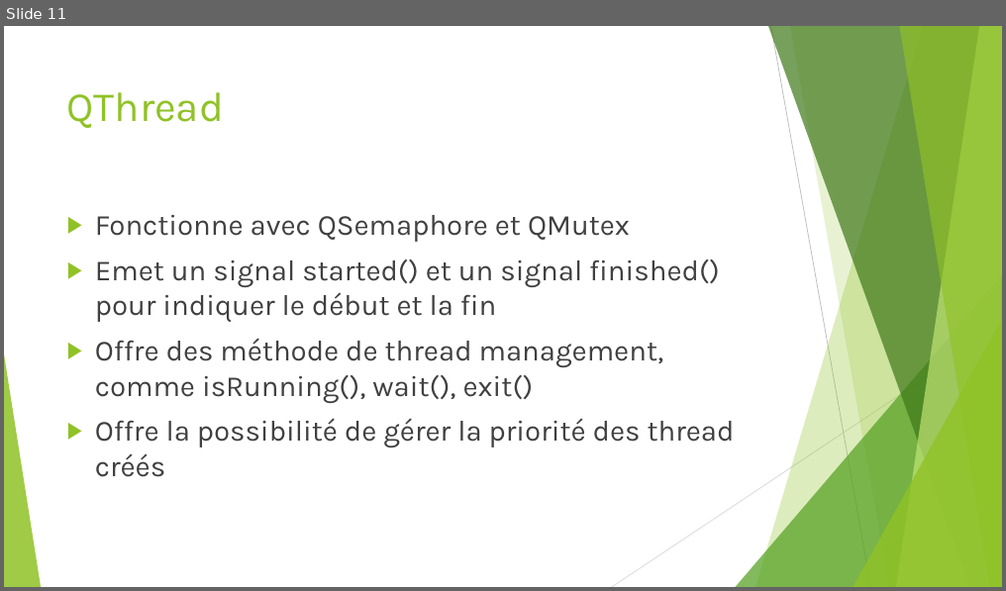
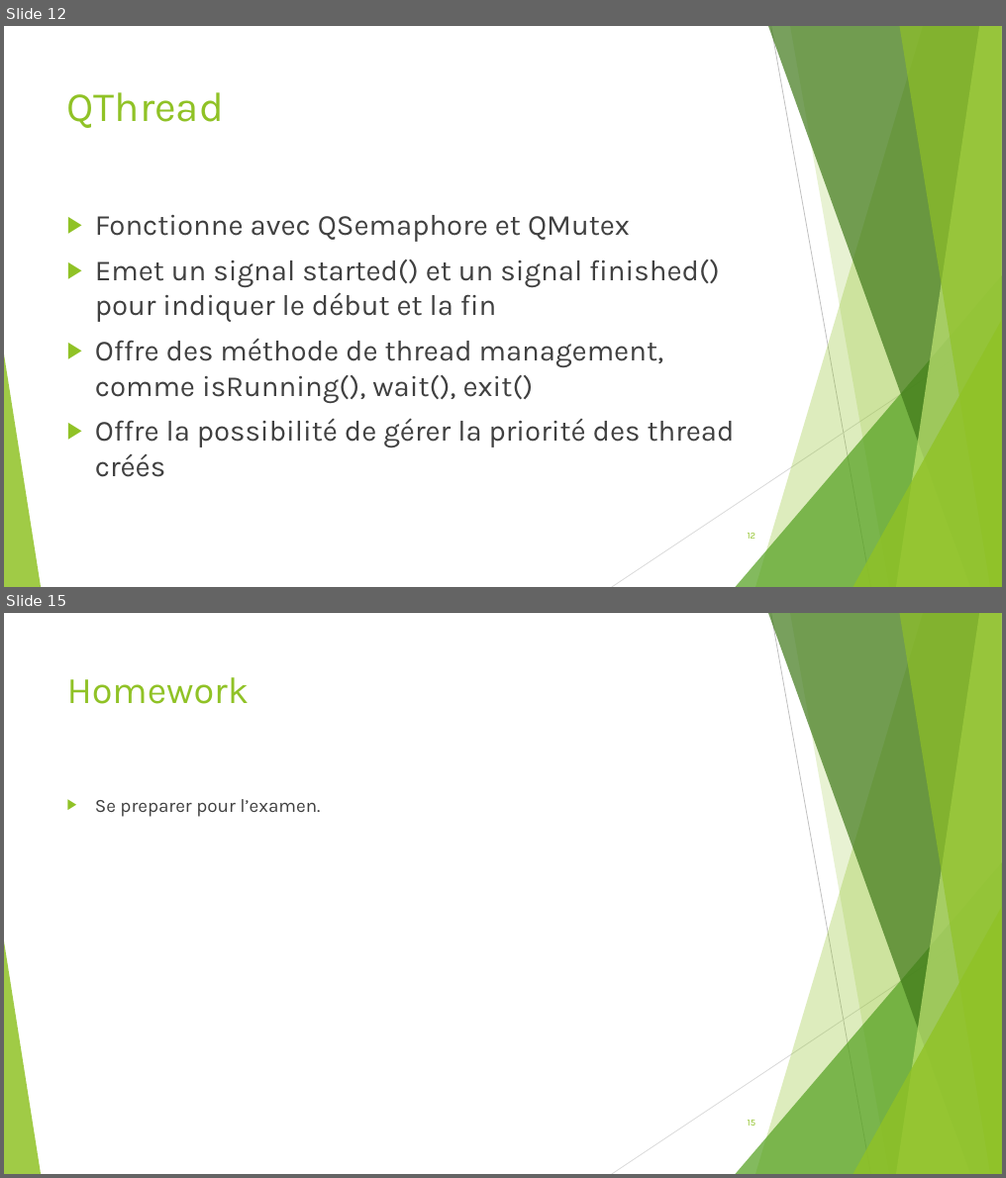
Before and after one commit to Drakesinger/QtConcurrent-Barber, a slide deck: presentation/QThread & QtConcurrent.pptx. Shown one above the other, each under a label of ours: slide 11 before the commit, slides 12 and 15 after it; the slides between them are not shown. The pictures are 1006x591 and 1006x1178 pixels, drawn with LibreOffice and Linux fonts; fonts in the diff are those of the drawing. Boxes give left, top, right and bottom in pixels: in the first picture for what was removed or moved away, otherwise in the second. Text is boxed around its words. In the diff, an @@ line names an element or a change of style, - is before the commit and + after.

```diff
--- a/presentation/QThread & QtConcurrent.pptx
+++ b/presentation/QThread & QtConcurrent.pptx
@@ slide 15 added at [4, 613, 1002, 1174], background #FFFFFF; not listed: 10 template elements that a slide beside it also shows @@
@@ title added at [67, 677, 250, 704], 36 pt, text #90C226 @@
+Homework
@@ text added at [95, 799, 320, 817], 18 pt, text #404040 @@
+▶ Se preparer pour l’examen.
@@ page number added at [747, 1120, 755, 1126], 9 pt, text #90C226 @@
+15
@@ what was slide 11 is now slide 12 @@
@@ slide 12 changed as well @@
@@ page number added at [747, 533, 756, 539], 9 pt, text #90C226 @@
+12
```
Also in this commit, not shown: 7 other slides changed, 5 other slides added, 2 slides removed, 1 other file.
